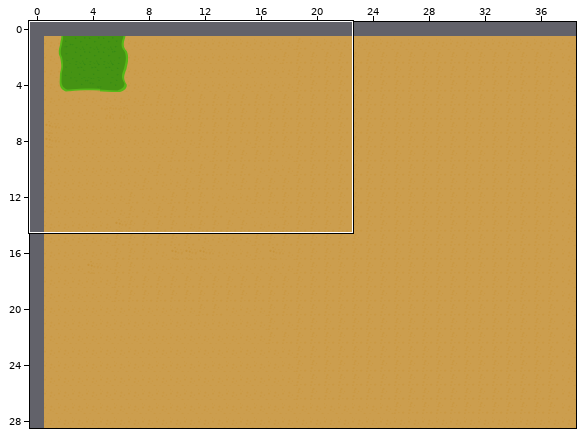
Tiled map: android/assets/map1.tmx. Above, an overview of the earlier version with the close-up marked.
Close-up. As it was:
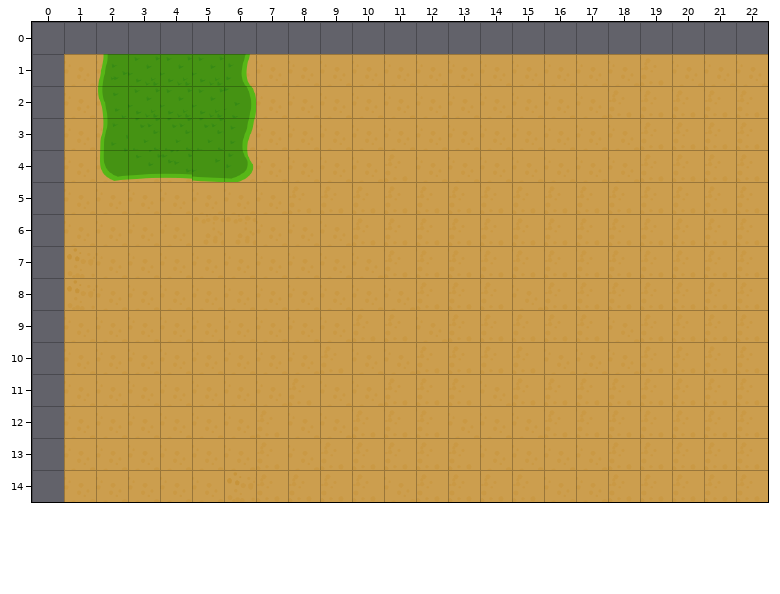
Cells are 50x50 px. Shown: x 0..22, y 0..14.
Now the later version:
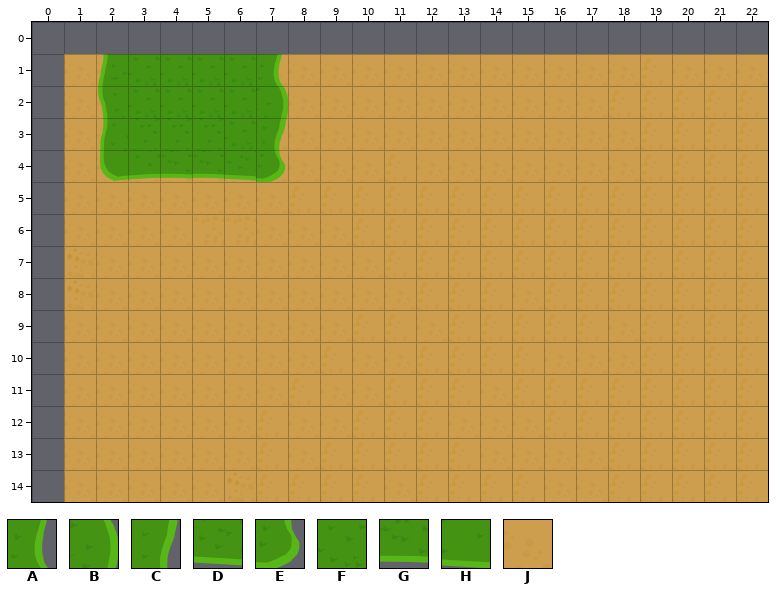
Key: from "green": A 8, B 11, C 14, D 16, E 17, F 33, G 35, H 36; from "ground_full": J 0.
_ is an empty cell, # one hidden under a higher layer.
The edit:
{"where": "layer \"ground\""}
{"y":1,"x":7,"old":"#","new":"J"}
{"where": "layer \"ground2\""}
{"y":1,"x":6,"old":"AJ","new":"FA"}
{"y":2,"x":6,"old":"B_","new":"FB"}
{"y":3,"x":6,"old":"C_","new":"FC"}
{"y":4,"x":5,"old":"HE_","new":"GDE"}
